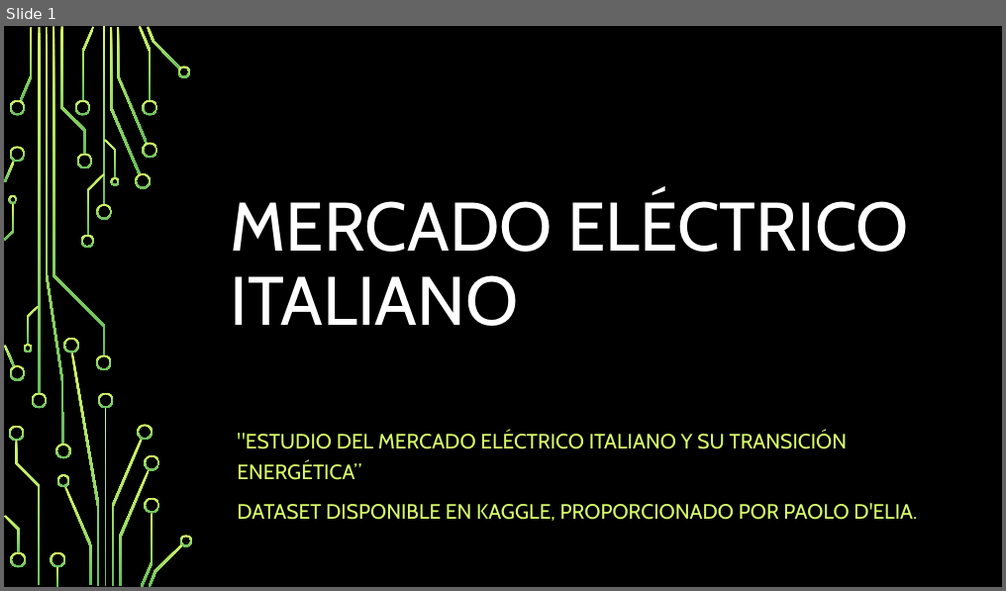
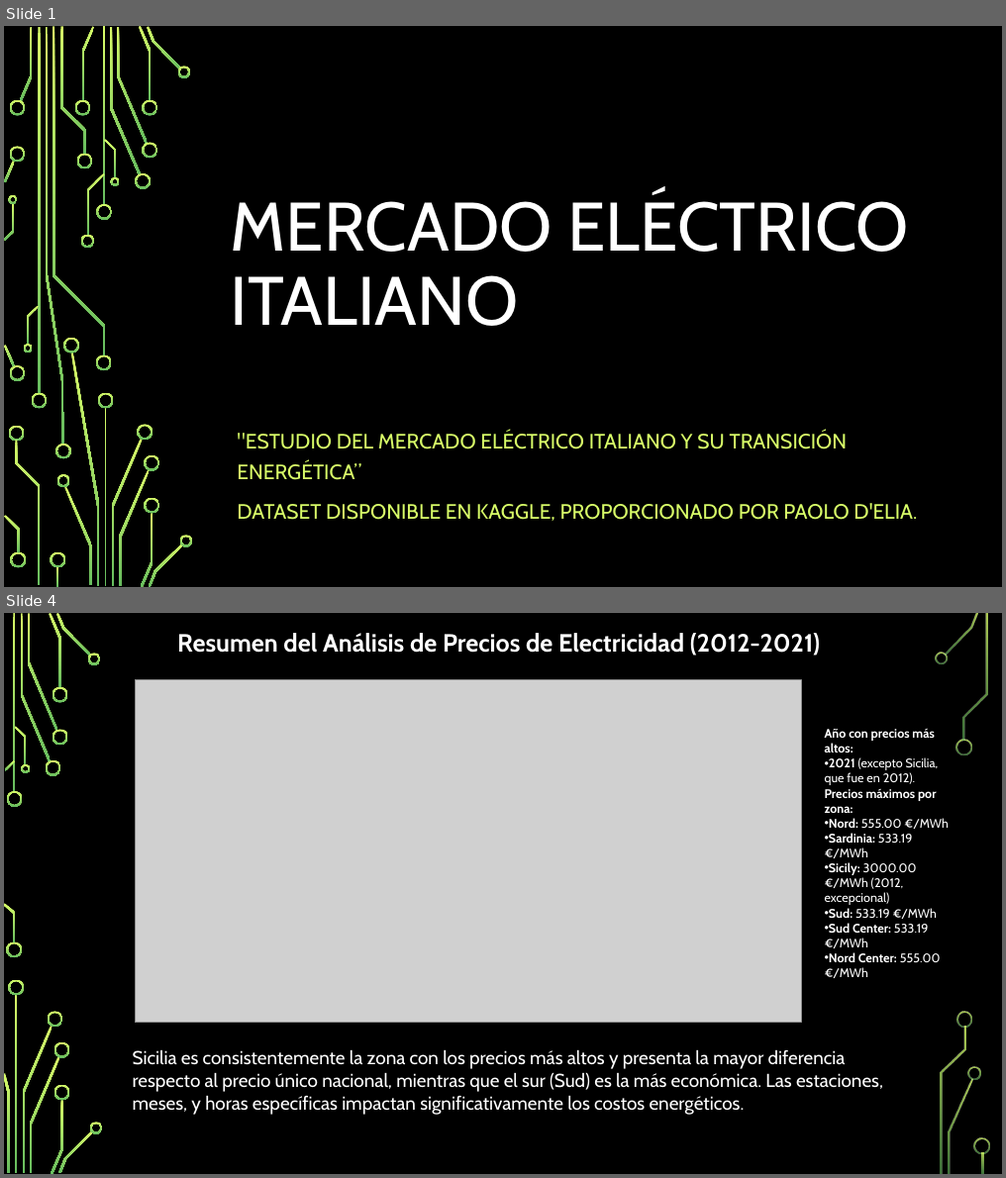
Before and after one commit to geobest7/datatone-escuela-musk-hackathon-datos-mercado-electrico-italiano, a slide deck: presentación.pptx. Shown one above the other, each under a label of ours: slide 1 before the commit, slides 1 and 4 after it; the slides between them are not shown. The pictures are 1006x591 and 1006x1178 pixels, drawn with LibreOffice and Linux fonts; fonts in the diff are those of the drawing; grey boxes stand for pictures; background and template pictures are left out. Boxes give left, top, right and bottom in pixels: in the first picture for what was removed or moved away, otherwise in the second. Text is boxed around its words. In the diff, an @@ line names an element or a change of style, - is before the commit and + after.

Commit message:
primera parte de presentacion sobre precios

```diff
--- a/presentación.pptx
+++ b/presentación.pptx
@@ slide 4 added at [4, 613, 1002, 1174], background picture (left out) @@
@@ text added at [177, 633, 820, 656], 24 pt, text #FFFFFF, bold @@
+Resumen del Análisis de Precios de Electricidad (2012-2021)
@@ picture added at [135, 679, 801, 1023] @@
@@ text added at [825, 728, 947, 978], 12 pt, text #FFFFFF @@
+Año con precios más altos:
+• 2021 (excepto Sicilia, que fue en 2012).
+Precios máximos por zona:
+• Nord: 555.00 €/MWh
+• Sardinia: 533.19 €/MWh
+• Sicily: 3000.00 €/MWh (2012, excepcional)
+• Sud: 533.19 €/MWh
+• Sud Center: 533.19 €/MWh
+• Nord Center: 555.00 €/MWh
@@ text added at [133, 1050, 883, 1115], 18 pt, text #FFFFFF @@
+Sicilia es consistentemente la zona con los precios más altos y presenta la mayor diferencia respecto al precio único nacional, mientras que el sur (Sud) es la más económica. Las estaciones, meses, y horas específicas impactan significativamente los costos energéticos.
@@ group added at [4, 613, 990, 1174]: 33 freeform shapes, 3 rectangles @@
```
Also in this commit, not shown: 5 other slides added, 1 slide removed, 1 other file.
